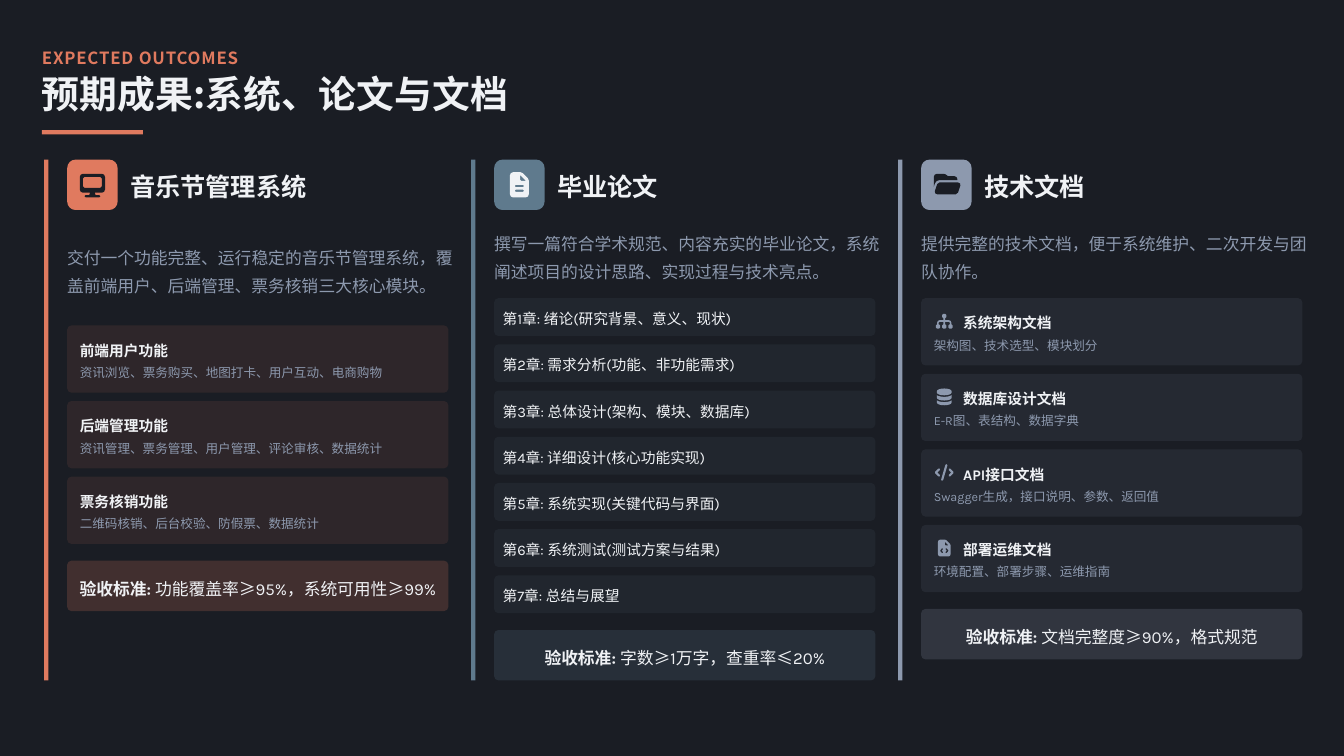
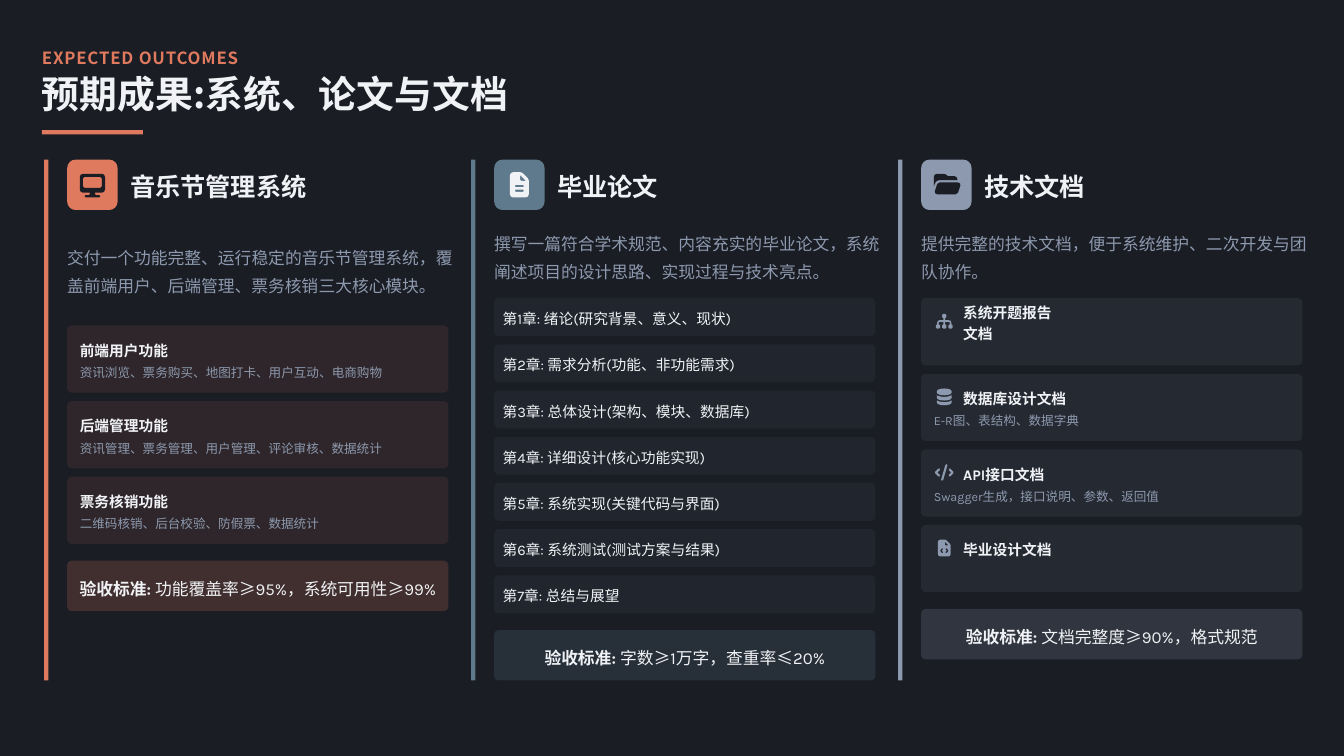
Before and after one commit to fish68517/VUE-SpringBoot-Mysql, a slide deck: slide 20 of doc/基于Spring Boot + Vue的沈阳音乐节管理系统设计与实现.pptx (slide 21 before the commit). Drawn at 1344x756 pixels with LibreOffice and Linux fonts; fonts in the diff are those of the drawing. Boxes give left, top, right and bottom in pixels: in the first picture for what was removed or moved away, otherwise in the second. Text is boxed around its words. In the diff, an @@ line names an element or a change of style, - is before the commit and + after.

```diff
--- a/doc/基于Spring Boot + Vue的沈阳音乐节管理系统设计与实现.pptx
+++ b/doc/基于Spring Boot + Vue的沈阳音乐节管理系统设计与实现.pptx
@@ text at [963,305,1051,341]: text changed @@
-系统架构文档
+系统开题报告文档
@@ text removed at [934,339,1098,351] @@
-架构图、技术选型、模块划分
@@ text removed at [934,565,1110,577] @@
-环境配置、部署步骤、运维指南
@@ text at [963,542,1051,557]: text changed @@
-部署运维文档
+毕业设计文档
```
Also in this commit, not shown: 5 other slides changed, 1 slide removed, 3 other files.
